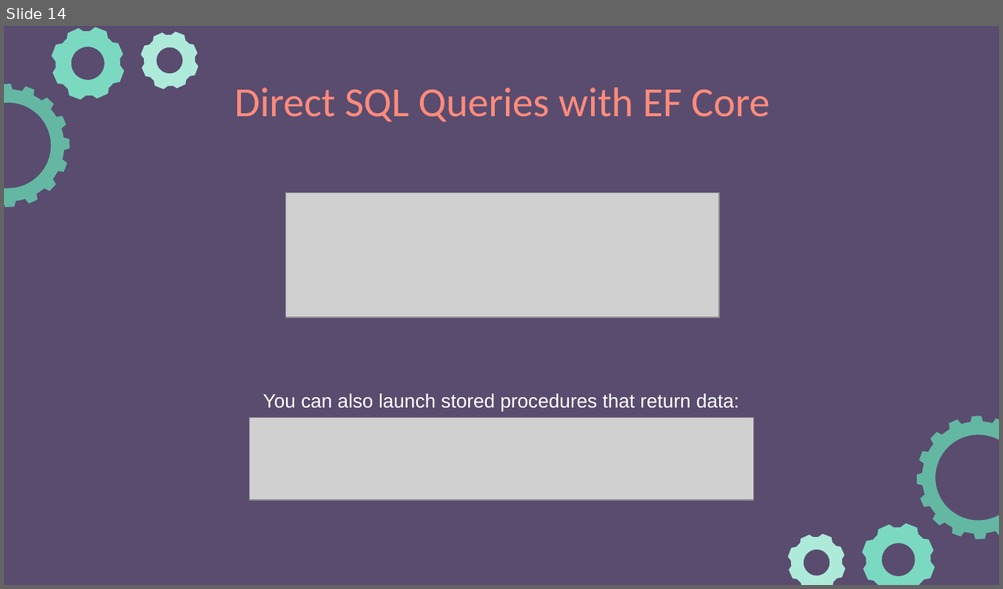
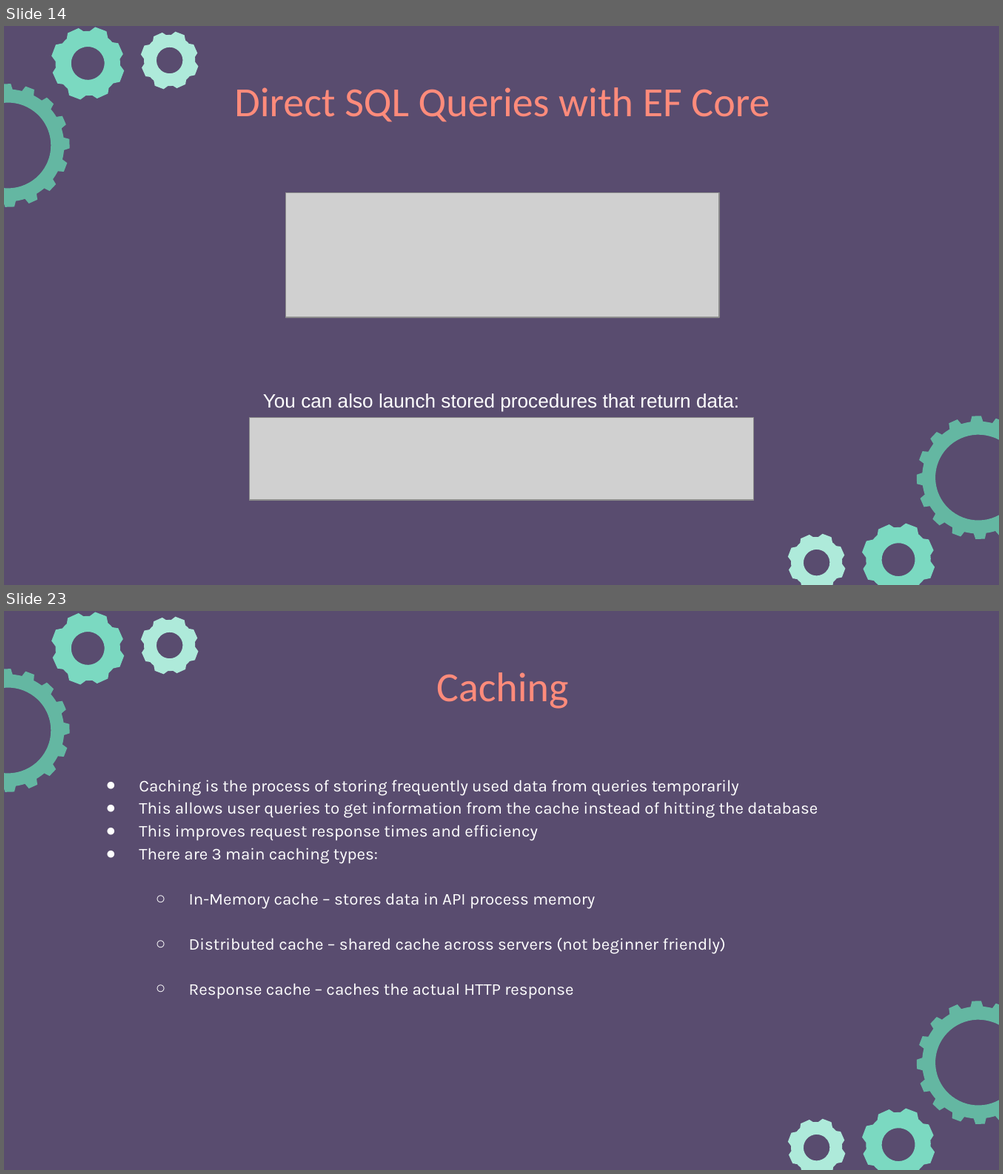
Before and after one commit to e-m-wilson/dotnet, a slide deck: Resources-Notes-Ppts/ASP-NET-Identity/ASPNET_Identity.pptx. Shown one above the other, each under a label of ours: slide 14 before the commit, slides 14 and 23 after it; the slides between them are not shown. The pictures are 1003x589 and 1003x1174 pixels, drawn with LibreOffice and Linux fonts; fonts in the diff are those of the drawing; grey boxes stand for pictures. Boxes give left, top, right and bottom in pixels: in the first picture for what was removed or moved away, otherwise in the second. Text is boxed around its words. In the diff, an @@ line names an element or a change of style, - is before the commit and + after.

Commit message:
update

```diff
--- a/Resources-Notes-Ppts/ASP-NET-Identity/ASPNET_Identity.pptx
+++ b/Resources-Notes-Ppts/ASP-NET-Identity/ASPNET_Identity.pptx
@@ slide 23 added at (4,611,999,1170), background #594C6F; not listed: 6 template elements that a slide beside it also shows @@
@@ title added at (436,672,568,709), 30 pt, text #FF8B7B @@
+Caching
@@ text added at (139,780,817,999), 12 pt, text #FFFFFF @@
+● Caching is the process of storing frequently used data from queries temporarily
+● This allows user queries to get information from the cache instead of hitting the database
+● This improves request response times and efficiency
+● There are 3 main caching types:
+  ○ In-Memory cache – stores data in API process memory
+  ○ Distributed cache – shared cache across servers (not beginner friendly)
+  ○ Response cache – caches the actual HTTP response
```
Also in this commit, not shown: 1 slide changed, 12 other slides added.
